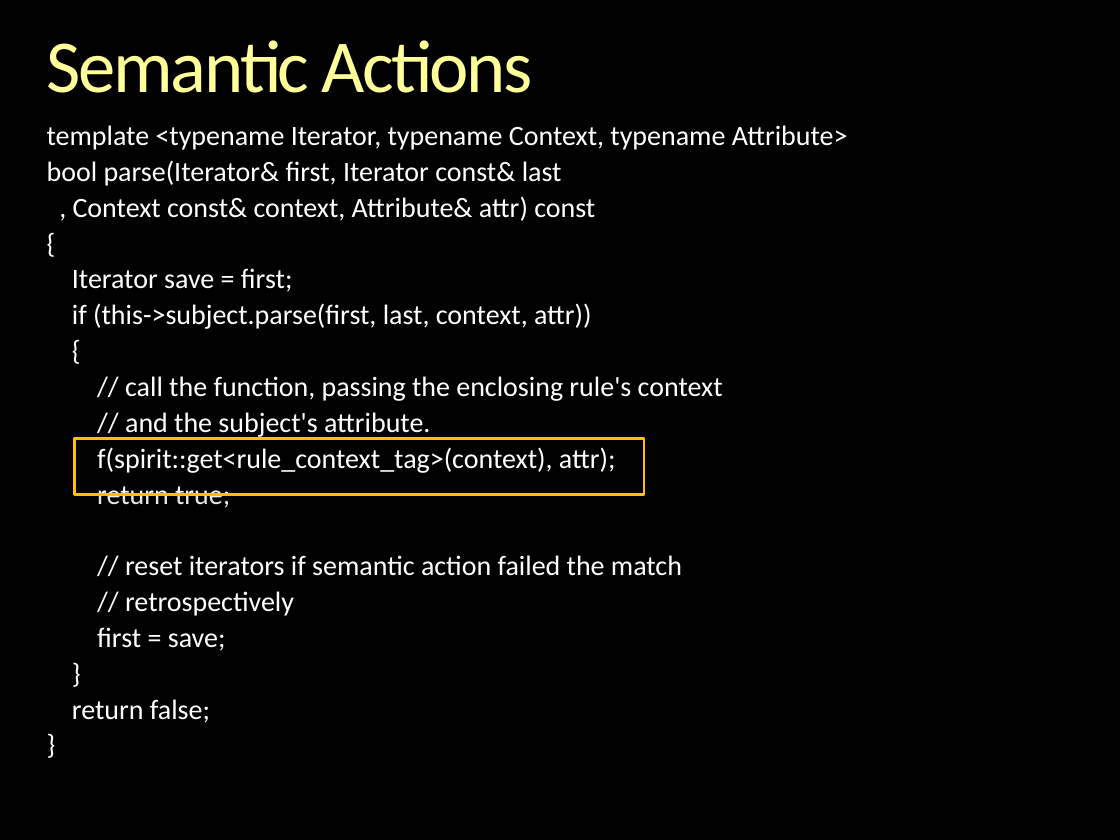
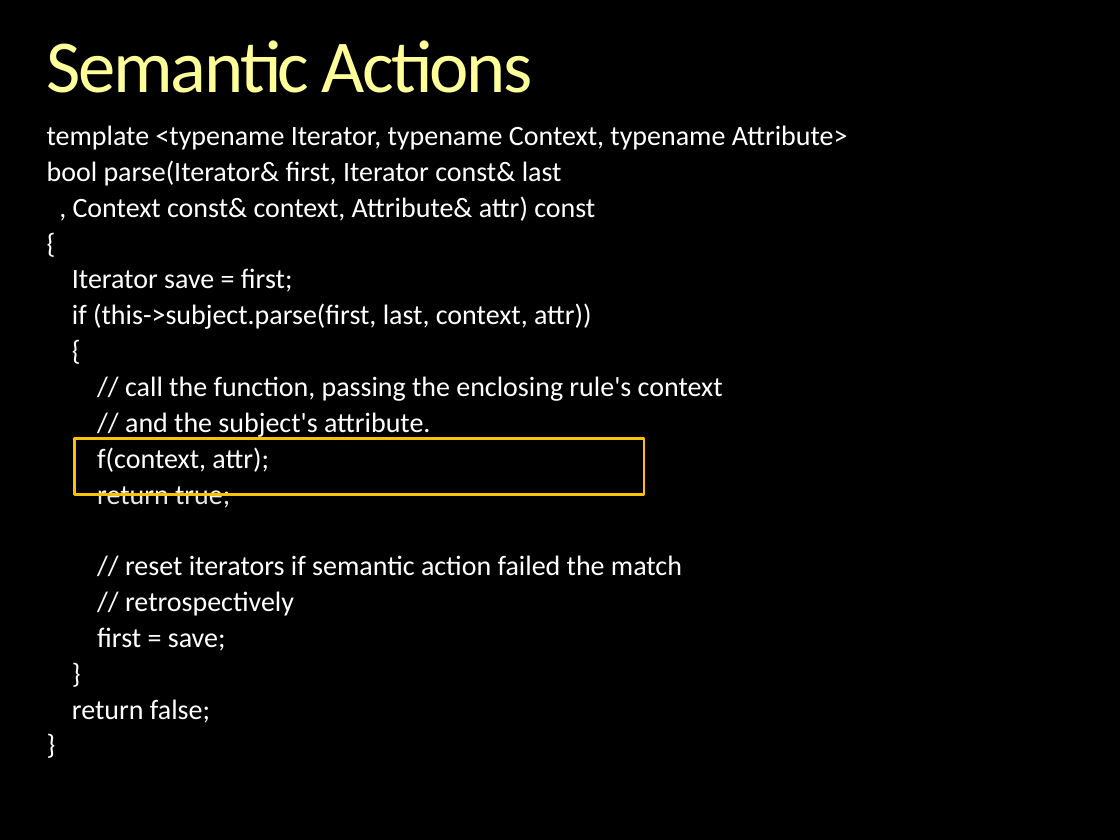
Before and after one commit to boostorg/spirit, a slide deck: slide 111 of libs/spirit/doc/cppnow_2013/Inside Spirit X3.pptx. Drawn at 1120x840 pixels with LibreOffice and Linux fonts; fonts in the diff are those of the drawing; background and template pictures are left out. Boxes give left, top, right and bottom in pixels: in the first picture for what was removed or moved away, otherwise in the second. Text is boxed around its words. In the diff, an @@ line names an element or a change of style, - is before the commit and + after.

```diff
--- a/libs/spirit/doc/cppnow_2013/Inside Spirit X3.pptx
+++ b/libs/spirit/doc/cppnow_2013/Inside Spirit X3.pptx
@@ text at bbox=[97, 447, 269, 472]: text changed @@
-f(spirit::get<rule_context_tag>(context), attr);
+f(context, attr);
```
Also in this commit, not shown: 7 other slides changed, 2 slides added, 5 other files.
